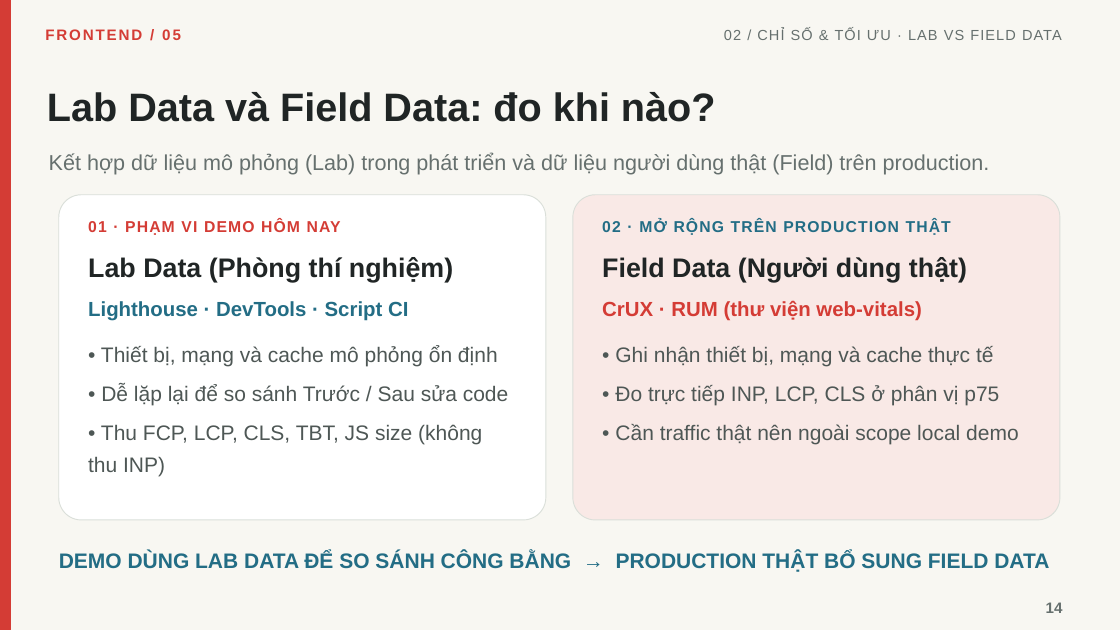
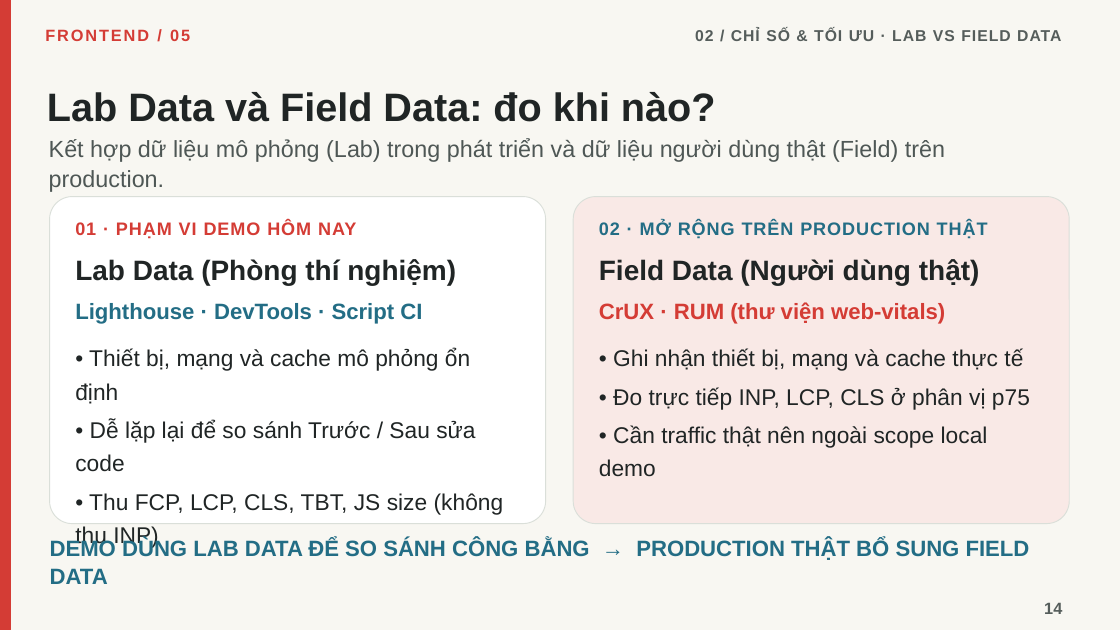
Before and after one commit to linhtn-spec/seminar-nextjs, a slide deck: slide 14 of Seminar_05_Frontend_Roadmap_Tieng_Viet_Da_Chinh_Sua.pptx. Drawn at 1120x630 pixels with LibreOffice and Linux fonts; fonts in the diff are those of the drawing. Boxes give left, top, right and bottom in pixels: in the first picture for what was removed or moved away, otherwise in the second. Text is boxed around its words. In the diff, an @@ line names an element or a change of style, - is before the commit and + after.

Commit message:
docs: update seminar presentation and demo script

```diff
--- a/Seminar_05_Frontend_Roadmap_Tieng_Viet_Da_Chinh_Sua.pptx
+++ b/Seminar_05_Frontend_Roadmap_Tieng_Viet_Da_Chinh_Sua.pptx
@@ text "FRONTEND / 05" at box(45, 29, 190, 41): size 13 to 14 pt @@
@@ text "02 / CHỈ SỐ & ..." at box(695, 28, 1061, 41): size 12.5 to 13.5 pt, text colour #66706E to #555D5B, bold on @@
@@ text "Kết hợp dữ liệu mô ..." at box(49, 139, 945, 192): size 18.5 to 20 pt, text colour #66706E to #4E5755 @@
@@ rounded rectangle: place and size @@
-rounded rectangle at box(59, 195, 546, 520)
+rounded rectangle at box(50, 197, 546, 523)
@@ rounded rectangle: place and size @@
-rounded rectangle at box(573, 195, 1060, 520)
+rounded rectangle at box(573, 197, 1070, 523)
@@ text "01 · PHẠM VI DEMO ...": place and size @@
-text "01 · PHẠM VI DEMO ..." at box(88, 219, 341, 235)
+text "01 · PHẠM VI DEMO ..." at box(75, 221, 356, 239)
@@ text "01 · PHẠM VI DEMO ..." at box(75, 221, 356, 239): size 13.5 to 15.5 pt, letter spacing 1 to 0.8 pt @@
@@ text "02 · MỞ RỘNG TRÊN ..." at box(599, 221, 988, 239): size 13.5 to 15.5 pt, letter spacing 1 to 0.8 pt @@
@@ text "Lab Data (Phòng thí nghiệm)": place and size @@
-text "Lab Data (Phòng thí nghiệm)" at box(88, 257, 453, 283)
+text "Lab Data (Phòng thí nghiệm)" at box(75, 259, 456, 285)
@@ text "Lab Data (Phòng thí nghiệm)" at box(75, 259, 456, 285): size 23 to 24 pt @@
@@ text "Field Data (Người dùng thật)" at box(599, 259, 980, 285): size 23 to 24 pt @@
@@ text "Lighthouse · DevTools · Script ...": place and size @@
-text "Lighthouse · DevTools · Script ..." at box(88, 301, 408, 321)
+text "Lighthouse · DevTools · Script ..." at box(75, 303, 422, 324)
@@ text "Lighthouse · DevTools · Script ..." at box(75, 303, 422, 324): size 17.5 to 19 pt @@
@@ text "CrUX · RUM (thư viện ..." at box(599, 302, 945, 324): size 17.5 to 19 pt @@
@@ text "• Thiết bị, mạng và ...": place and size @@
-text "• Thiết bị, mạng và ..." at box(88, 346, 509, 477)
+text "• Thiết bị, mạng và ..." at box(75, 348, 504, 515)
@@ text "• Thiết bị, mạng và ..." at box(75, 348, 504, 515): size 18 to 19.5 pt, text colour #4E5755 to #202525; line spacing 1.3 to 1.22 @@
@@ text "• Ghi nhận thiết bị, ..." at box(613, 348, 1030, 410): size 18 to 19.5 pt, text colour #4E5755 to #202525; line spacing 1.3 to 1.22 @@
@@ text "DEMO DÙNG LAB DATA ĐỂ ...": place and size @@
-text "DEMO DÙNG LAB DATA ĐỂ ..." at box(59, 551, 1049, 572)
+text "DEMO DÙNG LAB DATA ĐỂ ..." at box(50, 539, 1030, 584)
@@ text "DEMO DÙNG LAB DATA ĐỂ ..." at box(50, 539, 1030, 584): size 18 to 19 pt @@
@@ text "14" at box(1044, 602, 1062, 614): size 13 to 14 pt, text colour #66706E to #555D5B @@
```
Also in this commit, not shown: 27 other slides changed, 1 other file.
